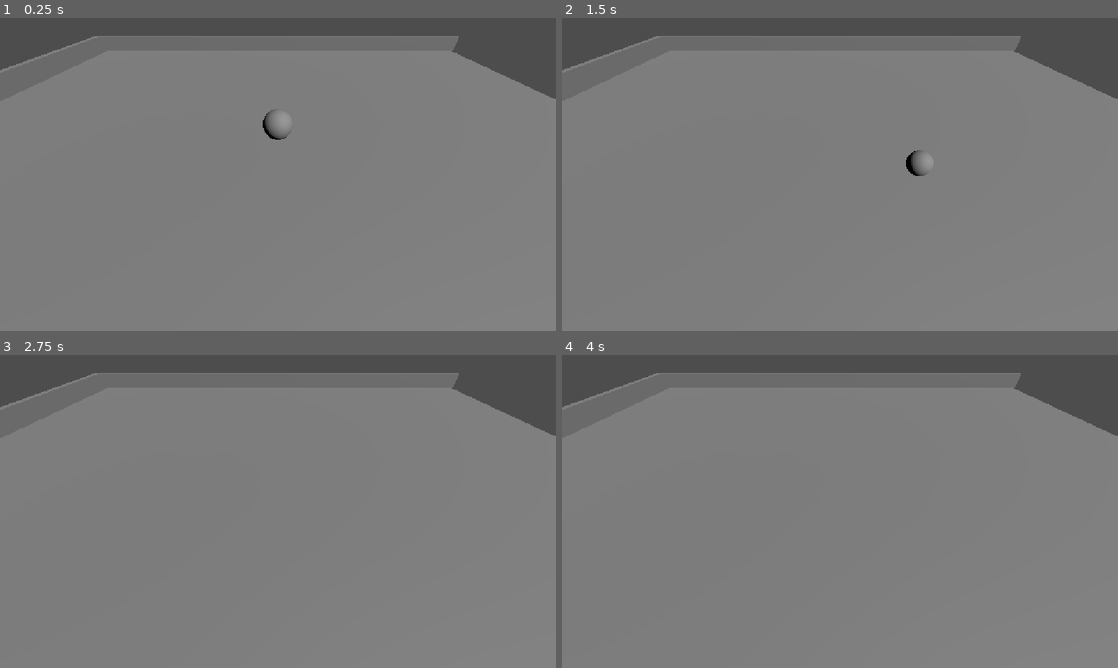
Above: before the commit, frames 1-4 (two rows, left to right).
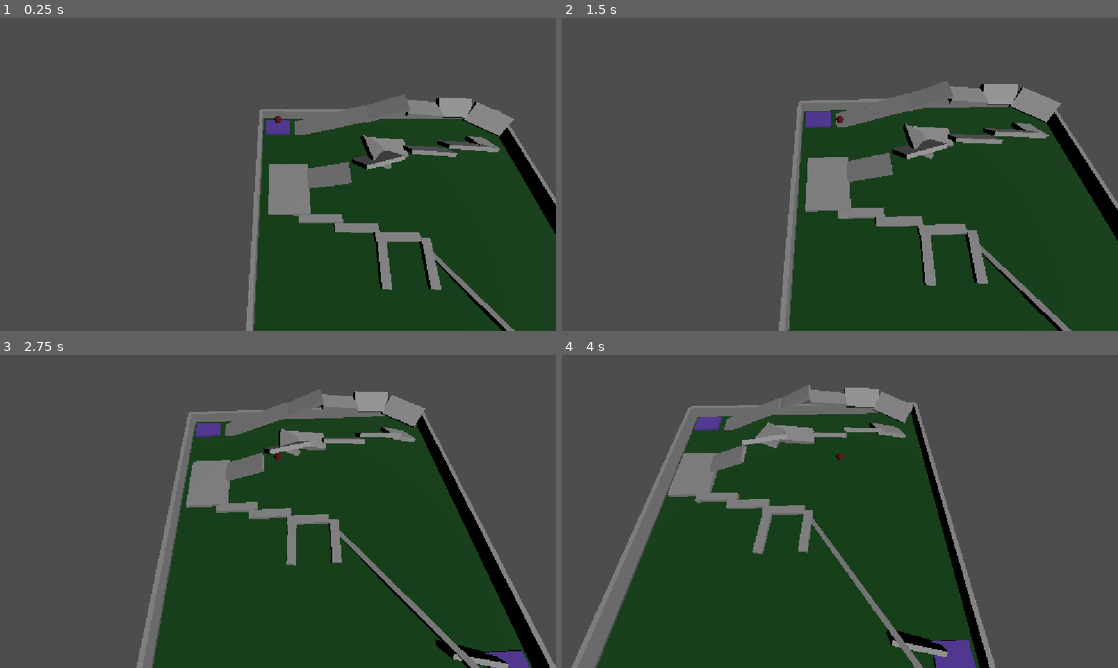
Above: after the commit, the same moments.

Repository: Riteshishere111/rolling-ball
Game: Godot game, scene res://scenes/Main.tscn
Two runs of this game, one before a commit and one after it. Both use one fixed random seed, a clock stepped at 60 frames per second and the inputs below.
Inputs:
- Up to frame 1 (0.25 s): no input
- Up to frame 2 (1.5 s): hold Right (ui_right) 0.53-1.28 s; hold Down (ui_down) from 1.28 s (still down)
- Up to frame 3 (2.75 s): release Down (ui_down) at 2.03 s; hold Right (ui_right) from 2.03 s (still down)
- Up to frame 4 (4 s): release Right (ui_right) at 2.78 s; hold Up (ui_up) 2.78-3.53 s; hold Left (ui_left) from 3.53 s (still down)

The runs differ from the first frame. In frame 1, 84% of the frame differs, in the area x 0-100%, y 5-100%; in frame 2, 83%; in frame 3, 82%; in frame 4, 81%.

Commit message:
updated till files and apk and exe setups

Diff:
--- a/project.godot
+++ b/project.godot
@@ -32,3 +32,4 @@
 
 rendering_device/driver.windows="d3d12"
 renderer/rendering_method="mobile"
+textures/vram_compression/import_etc2_astc=true
--- a/scenes/Main.tscn
+++ b/scenes/Main.tscn
@@ -1,8 +1,15 @@
 [gd_scene format=3 uid="uid://dhmmh2uamjce4"]
 
 [ext_resource type="Script" uid="uid://c2rxbdhjrgauk" path="res://scenes/player.gd" id="1_elqb8"]
+[ext_resource type="Script" uid="uid://cgcbxae68oe1h" path="res://scenes/camera_rig.gd" id="2_rvslj"]
+[ext_resource type="Script" uid="uid://dxyhb2gy6ps3o" path="res://scenes/start_zone.gd" id="3_0bbpv"]
+[ext_resource type="Script" uid="uid://cbd5boc0g8bn5" path="res://scenes/finish_zone.gd" id="4_rarhs"]
+
+[sub_resource type="StandardMaterial3D" id="StandardMaterial3D_elqb8"]
+albedo_color = Color(0, 0.26666668, 0.05490196, 1)
 
 [sub_resource type="BoxMesh" id="BoxMesh_h8aii"]
+material = SubResource("StandardMaterial3D_elqb8")
 
 [sub_resource type="BoxShape3D" id="BoxShape3D_drdpb"]
 size = Vector3(70, 1, 70)
@@ -11,21 +18,71 @@
 radius = 1.0
 height = 2.0
 
+[sub_resource type="CanvasTexture" id="CanvasTexture_vcsgt"]
+
+[sub_resource type="StandardMaterial3D" id="StandardMaterial3D_rarhs"]
+albedo_color = Color(0.36862746, 0, 0, 1)
+albedo_texture = SubResource("CanvasTexture_vcsgt")
+
 [sub_resource type="SphereShape3D" id="SphereShape3D_h8aii"]
 radius = 1.0
 
 [sub_resource type="BoxMesh" id="BoxMesh_0rg8a"]
 
+[sub_resource type="BoxShape3D" id="BoxShape3D_elqb8"]
+size = Vector3(70, 3, 1)
+
+[sub_resource type="BoxMesh" id="BoxMesh_elqb8"]
+
+[sub_resource type="BoxShape3D" id="BoxShape3D_rvslj"]
+size = Vector3(1, 3, 70)
+
+[sub_resource type="BoxShape3D" id="BoxShape3D_0bbpv"]
+size = Vector3(1, 3, 70)
+
 [sub_resource type="BoxShape3D" id="BoxShape3D_h8aii"]
-
-[sub_resource type="BoxMesh" id="BoxMesh_elqb8"]
+size = Vector3(70, 3, 1)
+
+[sub_resource type="BoxShape3D" id="BoxShape3D_0rg8a"]
+size = Vector3(7, 1, 5)
+
+[sub_resource type="StandardMaterial3D" id="StandardMaterial3D_rvslj"]
+albedo_color = Color(0.35098305, 0.22720587, 0.646122, 1)
+
+[sub_resource type="BoxMesh" id="BoxMesh_drdpb"]
+material = SubResource("StandardMaterial3D_rvslj")
+size = Vector3(7, 1.1, 5)
+
+[sub_resource type="BoxMesh" id="BoxMesh_51nkk"]
+size = Vector3(10, 1, 4.996582)
+
+[sub_resource type="BoxShape3D" id="BoxShape3D_wpp6q"]
+size = Vector3(10, 0.001, 5.007324)
+
+[sub_resource type="BoxMesh" id="BoxMesh_rarhs"]
+size = Vector3(10, 1, 13.324951)
+
+[sub_resource type="BoxShape3D" id="BoxShape3D_vcsgt"]
+size = Vector3(10, 1, 13.32)
+
+[sub_resource type="BoxMesh" id="BoxMesh_c01mt"]
+size = Vector3(10, 1, 2)
+
+[sub_resource type="BoxShape3D" id="BoxShape3D_nxtc6"]
+size = Vector3(10, 1, 2)
+
+[sub_resource type="BoxMesh" id="BoxMesh_jlsqs"]
+size = Vector3(40.28784, 1, 2)
+
+[sub_resource type="BoxShape3D" id="BoxShape3D_rarhs"]
+size = Vector3(40.28, 1, 2)
 
 [node name="Main" type="Node3D" unique_id=1753671749]
 
 [node name="Ground" type="StaticBody3D" parent="." unique_id=1703835852]
 
 [node name="MeshInstance3D" type="MeshInstance3D" parent="Ground" unique_id=8546348]
-transform = Transform3D(70, 0, 0, 0, 1, 0, 0, 0, 70, 0, 0, 0)
+transform = Transform3D(70, 0, 0, 0, 1, 0, 0, 0, 70, 0.67446244, -0.6494056, -1.3537682)
 mesh = SubResource("BoxMesh_h8aii")
 
 [node name="CollisionShape3D" type="CollisionShape3D" parent="Ground" unique_id=453994779]
@@ -35,18 +92,15 @@
 transform = Transform3D(0.70710677, -0.49999997, 0.49999997, 0, 0.70710677, 0.70710677, -0.70710677, -0.49999997, 0.49999997, 0, 0, 0)
 
 [node name="Player" type="RigidBody3D" parent="." unique_id=976692018]
-transform = Transform3D(1, 0, 0, 0, 1, 0, 0, 0, 1, 0, 5, 0)
+transform = Transform3D(1, 0, 0, 0, 1, 0, 0, 0, 1, -30, 5, -30)
 script = ExtResource("1_elqb8")
 
 [node name="MeshInstance3D" type="MeshInstance3D" parent="Player" unique_id=371997782]
 mesh = SubResource("SphereMesh_h8aii")
+surface_material_override/0 = SubResource("StandardMaterial3D_rarhs")
 
 [node name="CollisionShape3D" type="CollisionShape3D" parent="Player" unique_id=1466985052]
 shape = SubResource("SphereShape3D_h8aii")
-
-[node name="Camera3D" type="Camera3D" parent="." unique_id=203862517]
-transform = Transform3D(1, 0, 0, 0, 0.70710677, 0.70710677, 0, -0.70710677, 0.70710677, 0, 12, 12)
-current = true
 
 [node name="Walls" type="Node3D" parent="." unique_id=1741581324]
 
@@ -58,7 +112,7 @@
 mesh = SubResource("BoxMesh_0rg8a")
 
 [node name="CollisionShape3D" type="CollisionShape3D" parent="Walls/Wall_Top" unique_id=444495870]
-shape = SubResource("BoxShape3D_h8aii")
+shape = SubResource("BoxShape3D_elqb8")
 
 [node name="Wall_Left" type="StaticBody3D" parent="Walls" unique_id=1926367343]
 transform = Transform3D(1, 0, 0, 0, 1, 0, 0, 0, 1, -35, 1.5, 0)
@@ -68,7 +122,17 @@
 mesh = SubResource("BoxMesh_elqb8")
 
 [node name="CollisionShape3D" type="CollisionShape3D" parent="Walls/Wall_Left" unique_id=2035453874]
-shape = SubResource("BoxShape3D_h8aii")
+shape = SubResource("BoxShape3D_rvslj")
+
+[node name="Wall_Right" type="StaticBody3D" parent="Walls" unique_id=1756350851]
+transform = Transform3D(1, 0, 0, 0, 1, 0, 0, 0, 1, 35, 1.5, 0)
+
+[node name="MeshInstance3D" type="MeshInstance3D" parent="Walls/Wall_Right" unique_id=1012715031]
+transform = Transform3D(1, 0, 0, 0, 3, 0, 0, 0, 70, 0, 0, 0)
+mesh = SubResource("BoxMesh_elqb8")
+
+[node name="CollisionShape3D" type="CollisionShape3D" parent="Walls/Wall_Right" unique_id=2059471404]
+shape = SubResource("BoxShape3D_0bbpv")
 
 [node name="Wall_Bottom" type="StaticBody3D" parent="Walls" unique_id=376153825]
 transform = Transform3D(1, 0, 0, 0, 1, 0, 0, 0, 1, 0, 1.5, 35)
@@ -79,3 +143,265 @@
 
 [node name="CollisionShape3D" type="CollisionShape3D" parent="Walls/Wall_Bottom" unique_id=392522854]
 shape = SubResource("BoxShape3D_h8aii")
+
+[node name="CameraRig" type="Node3D" parent="." unique_id=751553931 node_paths=PackedStringArray("target")]
+script = ExtResource("2_rvslj")
+target = NodePath("../Player")
+
+[node name="Camera3D" type="Camera3D" parent="CameraRig" unique_id=203862517]
+transform = Transform3D(1, 0, 0, 0, 0.8660254, 0.5, 0, -0.5, 0.8660254, 0, 15, 42)
+current = true
+
+[node name="StartZone" type="Area3D" parent="." unique_id=1913412009]
+transform = Transform3D(1, 0, 0, 0, 1, 0, 0, 0, 1, -30, 0, -31)
+script = ExtResource("3_0bbpv")
+
+[node name="CollisionShape3D" type="CollisionShape3D" parent="StartZone" unique_id=728293509]
+shape = SubResource("BoxShape3D_0rg8a")
+
+[node name="MeshInstance3D" type="MeshInstance3D" parent="StartZone" unique_id=2016551977]
+mesh = SubResource("BoxMesh_drdpb")
+
+[node name="FinishZone" type="Area3D" parent="." unique_id=1146704723]
+transform = Transform3D(1, 0, 0, 0, 1, 0, 0, 0, 1, 30, 0, 31)
+script = ExtResource("4_rarhs")
+
+[node name="CollisionShape3D" type="CollisionShape3D" parent="FinishZone" unique_id=1685372148]
+shape = SubResource("BoxShape3D_0rg8a")
+
+[node name="MeshInstance3D" type="MeshInstance3D" parent="FinishZone" unique_id=2083932005]
+mesh = SubResource("BoxMesh_drdpb")
+
+[node name="Ramp1" type="StaticBody3D" parent="." unique_id=1655522422]
+transform = Transform3D(0.9396926, -0.34202012, 0, 0.34202012, 0.9396926, 0, 0, 0, 1, -20, 1.1, -30)
+
+[node name="MeshInstance3D" type="MeshInstance3D" parent="Ramp1" unique_id=1450848729]
+transform = Transform3D(1.000002, -2.9802322e-07, 0, 2.9802322e-07, 1.000002, 0, 0, 0, 1, 0, 0, -0.998291)
+mesh = SubResource("BoxMesh_51nkk")
+
+[node name="CollisionShape3D" type="CollisionShape3D" parent="Ramp1" unique_id=70640570]
+transform = Transform3D(1.000002, -2.9802322e-07, 0, 2.9802322e-07, 1.000002, 0, 0, 0, 1, 0, 0, -1.0036621)
+shape = SubResource("BoxShape3D_wpp6q")
+
+[node name="Ramp2" type="StaticBody3D" parent="." unique_id=1119236341]
+transform = Transform3D(0.9396926, -0.34202012, 0, 0.34202012, 0.9396926, 0, 0, 0, 1, -10.593939, 4.5632696, -30)
+
+[node name="MeshInstance3D" type="MeshInstance3D" parent="Ramp2" unique_id=1626785194]
+transform = Transform3D(1.000002, -2.9802322e-07, 0, 2.9802322e-07, 1.000002, 0, 0, 0, 1, 0, 0, -0.998291)
+mesh = SubResource("BoxMesh_51nkk")
+
+[node name="CollisionShape3D" type="CollisionShape3D" parent="Ramp2" unique_id=1609814999]
+transform = Transform3D(1.000002, -2.9802322e-07, 0, 2.9802322e-07, 1.000002, 0, 0, 0, 1, -0.017020226, -0.046762943, -1.0203991)
+shape = SubResource("BoxShape3D_wpp6q")
+
+[node name="Ramp3" type="StaticBody3D" parent="." unique_id=1771901597]
+transform = Transform3D(0.91340625, -0.40667468, 0.017452406, 0.4067366, 0.91354537, 0, -0.015943564, 0.0070985323, 0.9998477, -1.4684155, 7.824706, -30.064285)
+
+[node name="MeshInstance3D" type="MeshInstance3D" parent="Ramp3" unique_id=1842690712]
+transform = Transform3D(1.000002, -2.9802322e-07, 0, 2.9802322e-07, 1.000002, 0, 0, 0, 1, 0, 0, -0.998291)
+mesh = SubResource("BoxMesh_51nkk")
+
+[node name="CollisionShape3D" type="CollisionShape3D" parent="Ramp3" unique_id=1468353191]
+transform = Transform3D(1.000002, -2.9802322e-07, 0, 2.9802322e-07, 1.000002, 0, 0, 0, 1, -0.017020226, -0.046762943, -1.0203991)
+shape = SubResource("BoxShape3D_wpp6q")
+
+[node name="Ramp12" type="StaticBody3D" parent="." unique_id=674358125]
+transform = Transform3D(-0.88526714, 0.31001347, -0.3466894, 0.39709532, 0.89189065, -0.21643962, 0.24210985, -0.32927564, -0.9126666, 24.373384, 2.2205677, -24.034472)
+
+[node name="MeshInstance3D" type="MeshInstance3D" parent="Ramp12" unique_id=699285986]
+transform = Transform3D(1.000002, -2.9802322e-07, -1.4901161e-08, 3.874302e-07, 1.000002, 0, 7.4505806e-08, -5.9604645e-08, 1, 0.31930542, 0.71718025, -1.1723337)
+mesh = SubResource("BoxMesh_51nkk")
+
+[node name="CollisionShape3D" type="CollisionShape3D" parent="Ramp12" unique_id=260263609]
+transform = Transform3D(1.000002, -3.054738e-07, -1.4901161e-08, 3.427267e-07, 1.000002, 0, 2.9802322e-08, -2.9802322e-08, 1, 0.19477463, 0.4289379, -1.1358404)
+shape = SubResource("BoxShape3D_wpp6q")
+
+[node name="Ramp4" type="StaticBody3D" parent="." unique_id=690036350]
+transform = Transform3D(0.9923949, 0.121850766, 0.017452406, -0.12186934, 0.99254596, 0, -0.017322317, -0.0021269128, 0.9998477, 8.068041, 7.8464327, -29.916872)
+
+[node name="MeshInstance3D" type="MeshInstance3D" parent="Ramp4" unique_id=697261233]
+transform = Transform3D(1.000002, -2.9802322e-07, 0, 2.9802322e-07, 1.000002, 0, 0, 0, 1, 0, 0, -0.998291)
+mesh = SubResource("BoxMesh_51nkk")
+
+[node name="CollisionShape3D" type="CollisionShape3D" parent="Ramp4" unique_id=180365280]
+transform = Transform3D(1.000002, -2.9802322e-07, 0, 2.9802322e-07, 1.000002, 0, 0, 0, 1, -0.017020226, -0.046762943, -1.0203991)
+shape = SubResource("BoxShape3D_wpp6q")
+
+[node name="Ramp5" type="StaticBody3D" parent="." unique_id=40441205]
+transform = Transform3D(0.9912365, 0.13128518, 0.014636818, -0.10220823, 0.8324191, -0.54463905, -0.08368701, 0.53837, 0.8385428, 17.639906, 6.28515, -31.456203)
+
+[node name="MeshInstance3D" type="MeshInstance3D" parent="Ramp5" unique_id=24168797]
+transform = Transform3D(1.000002, -2.9802322e-07, 0, 2.9802322e-07, 1.000002, 0, 0, 0, 1, 0, 0, -0.998291)
+mesh = SubResource("BoxMesh_51nkk")
+
+[node name="CollisionShape3D" type="CollisionShape3D" parent="Ramp5" unique_id=1345365319]
+transform = Transform3D(1.0000021, -3.017485e-07, 0, 2.9057264e-07, 1.0000021, -8.940697e-08, -7.450581e-09, -2.9802322e-08, 1.0000001, -0.07408714, 0.41800308, -1.3244877)
+shape = SubResource("BoxShape3D_wpp6q")
+
+[node name="Ramp6" type="StaticBody3D" parent="." unique_id=245163084]
+transform = Transform3D(-0.88141704, -0.22452758, 0.4155613, 0.12904574, 0.7318547, 0.66913056, -0.45436877, 0.64340943, -0.61609507, 27.03801, 6.319037, -30.134384)
+
+[node name="MeshInstance3D" type="MeshInstance3D" parent="Ramp6" unique_id=123273101]
+transform = Transform3D(1.000002, -2.9802322e-07, 0, 2.9802322e-07, 1.000002, 0, 0, 0, 1, 0, 0, -0.998291)
+mesh = SubResource("BoxMesh_51nkk")
+
+[node name="CollisionShape3D" type="CollisionShape3D" parent="Ramp6" unique_id=339718757]
+transform = Transform3D(1.0000021, -2.682209e-07, -2.9802322e-08, 2.9802322e-07, 1.0000021, 2.9802322e-08, 2.9802322e-08, -2.9802322e-08, 1, 0.059355736, 0.38638306, -0.6243782)
+shape = SubResource("BoxShape3D_wpp6q")
+
+[node name="Ramp7" type="StaticBody3D" parent="." unique_id=599716292]
+transform = Transform3D(0.93969256, -0.3420201, 0, -0.12256898, -0.3367555, 0.9335805, -0.3193033, -0.8772787, -0.35836777, -3.9557786, 13.054878, -6.4990363)
+
+[node name="MeshInstance3D" type="MeshInstance3D" parent="Ramp7" unique_id=1924185617]
+transform = Transform3D(1.000002, -2.9802322e-07, 0, -1.0680192e-07, -0.3583685, 0.9335805, -2.782287e-07, -0.9335824, -0.35836777, 0, 10, -0.998291)
+mesh = SubResource("BoxMesh_51nkk")
+
+[node name="CollisionShape3D" type="CollisionShape3D" parent="Ramp7" unique_id=747496675]
+transform = Transform3D(1.0000025, -2.5331974e-07, 2.9802322e-08, 2.682209e-07, -0.3583692, 0.9335806, -2.8312206e-07, -0.9335825, -0.35836777, -0.21508098, 10.228567, -0.6492071)
+shape = SubResource("BoxShape3D_wpp6q")
+
+[node name="Ramp8" type="StaticBody3D" parent="." unique_id=582384159]
+transform = Transform3D(-0.06512322, 0.997564, 0.024998486, 0.35836795, -1.566476e-08, 0.9335804, 0.9313062, 0.069756426, -0.357495, -16.502867, 7.92128, -19.359776)
+
+[node name="MeshInstance3D" type="MeshInstance3D" parent="Ramp8" unique_id=733825682]
+transform = Transform3D(1.000002, -2.9802322e-07, 0, -1.0680192e-07, -0.3583685, 0.9335805, -2.782287e-07, -0.9335824, -0.35836777, 0, 10, -0.998291)
+mesh = SubResource("BoxMesh_51nkk")
+
+[node name="CollisionShape3D" type="CollisionShape3D" parent="Ramp8" unique_id=1783845658]
+transform = Transform3D(1.000002, -2.9802322e-07, 0, -1.0680192e-07, -0.3583685, 0.9335805, -2.782287e-07, -0.9335824, -0.35836777, -0.017020226, 10, -1.0203991)
+shape = SubResource("BoxShape3D_wpp6q")
+
+[node name="Ramp9" type="StaticBody3D" parent="." unique_id=1021187023]
+transform = Transform3D(0.9812451, 0.02637228, 0.19095133, -0.18343712, 0.4321508, 0.88294756, -0.059234466, -0.9014155, 0.4288836, -1.4222724, 0.70854473, -11.761587)
+
+[node name="MeshInstance3D" type="MeshInstance3D" parent="Ramp9" unique_id=1527211288]
+transform = Transform3D(1.000002, -2.9802322e-07, 0, -1.0680192e-07, -0.3583685, 0.9335805, -2.782287e-07, -0.9335824, -0.35836777, 0, 10, -0.998291)
+mesh = SubResource("BoxMesh_51nkk")
+
+[node name="CollisionShape3D" type="CollisionShape3D" parent="Ramp9" unique_id=2062401212]
+transform = Transform3D(1.000002, -2.8079376e-07, -7.450581e-09, -9.685755e-08, -0.35836852, 0.9335805, -2.849847e-07, -0.9335825, -0.35836777, -0.055764735, 10.091277, -0.8339076)
+shape = SubResource("BoxShape3D_wpp6q")
+
+[node name="Ramp10" type="StaticBody3D" parent="." unique_id=1808620691]
+transform = Transform3D(0.9925461, 0.121869326, 0, 0.043674044, -0.3556965, 0.9335805, 0.11377484, -0.92662156, -0.35836777, 6.358017, 10, -10.529173)
+
+[node name="MeshInstance3D" type="MeshInstance3D" parent="Ramp10" unique_id=765443957]
+transform = Transform3D(1.000002, -2.9802322e-07, 0, -1.0680192e-07, -0.3583685, 0.9335805, -2.782287e-07, -0.9335824, -0.35836777, 0, 10, -0.998291)
+mesh = SubResource("BoxMesh_51nkk")
+
+[node name="CollisionShape3D" type="CollisionShape3D" parent="Ramp10" unique_id=89363389]
+transform = Transform3D(1.0000021, -2.9057264e-07, 0, -9.685755e-08, -0.35836858, 0.93358064, -2.719462e-07, -0.9335824, -0.3583678, 0.002916813, 9.837628, -0.594224)
+shape = SubResource("BoxShape3D_wpp6q")
+
+[node name="Ramp11" type="StaticBody3D" parent="." unique_id=1759634044]
+transform = Transform3D(0.992546, 0.12186933, 0, 0.043674044, -0.3556965, 0.9335805, 0.11377484, -0.92662156, -0.35836777, 15.929882, 10, -12.068506)
+
+[node name="MeshInstance3D" type="MeshInstance3D" parent="Ramp11" unique_id=1788634105]
+transform = Transform3D(1.0000035, -2.7567148e-07, 3.7252903e-08, -3.7252903e-08, -0.358369, 0.9335813, -2.2351742e-07, -0.9335828, -0.35836777, 0, 10.000003, -0.998291)
+mesh = SubResource("BoxMesh_51nkk")
+
+[node name="CollisionShape3D" type="CollisionShape3D" parent="Ramp11" unique_id=1214476621]
+transform = Transform3D(1.0000031, -2.7567148e-07, 2.2351742e-08, -5.2154064e-08, -0.358369, 0.9335811, -2.3841858e-07, -0.9335828, -0.3583677, -0.10062599, 10.1578, -0.5310192)
+shape = SubResource("BoxShape3D_wpp6q")
+
+[node name="Ramp13" type="StaticBody3D" parent="." unique_id=1677471407]
+transform = Transform3D(0.9396926, -0.34202012, 0, 0.34202012, 0.9396926, 0, 0, 0, 1, -17.84361, 4.5632696, -11.835818)
+
+[node name="MeshInstance3D" type="MeshInstance3D" parent="Ramp13" unique_id=573294207]
+transform = Transform3D(1.000002, -2.9802322e-07, 0, 2.9802322e-07, 1.000002, 0, 0, 0, 1, 0, 0, -0.998291)
+mesh = SubResource("BoxMesh_51nkk")
+
+[node name="CollisionShape3D" type="CollisionShape3D" parent="Ramp13" unique_id=1121837508]
+transform = Transform3D(1.000002, -2.9802322e-07, 0, 2.9802322e-07, 1.000002, 0, 0, 0, 1, 0.12612152, 0.3465166, -1.0203991)
+shape = SubResource("BoxShape3D_wpp6q")
+
+[node name="Ramp14" type="StaticBody3D" parent="." unique_id=583534507]
+transform = Transform3D(0.99999994, 0, 0, 0, 0.99999994, 0, 0, 0, 1, -27.18093, 1.4865947, -9.698653)
+
+[node name="MeshInstance3D" type="MeshInstance3D" parent="Ramp14" unique_id=304175096]
+transform = Transform3D(0.99998707, -2.9801657e-07, 0, 2.9801657e-07, 0.99998707, 0, 0, 0, 1, 0, 0, -1.0028048)
+mesh = SubResource("BoxMesh_rarhs")
+
+[node name="CollisionShape3D" type="CollisionShape3D" parent="Ramp14" unique_id=337388329]
+transform = Transform3D(1.000002, -2.9802322e-07, 0, 2.9802322e-07, 1.000002, 0, 0, 0, 1, -0.017020226, -0.046762943, -1.0203991)
+shape = SubResource("BoxShape3D_vcsgt")
+
+[node name="Ramp15" type="StaticBody3D" parent="." unique_id=720422301]
+transform = Transform3D(0.99999994, 0, 0, 0, 0.99999994, 0, 0, 0, 1, -19.969046, 1.3400316, -2.2872381)
+
+[node name="MeshInstance3D" type="MeshInstance3D" parent="Ramp15" unique_id=1663646318]
+transform = Transform3D(0.9999853, -2.9801572e-07, 0, 2.9801572e-07, 0.9999853, 0, 0, 0, 1, 0, 0, -1.0028048)
+mesh = SubResource("BoxMesh_c01mt")
+
+[node name="CollisionShape3D" type="CollisionShape3D" parent="Ramp15" unique_id=233142624]
+transform = Transform3D(1.000002, -2.9802322e-07, 0, 2.9802322e-07, 1.000002, 0, 0, 0, 1, -0.017020226, -0.046762943, -1.0203991)
+shape = SubResource("BoxShape3D_nxtc6")
+
+[node name="Ramp16" type="StaticBody3D" parent="." unique_id=7067709]
+transform = Transform3D(0.99999994, 0, 0, 0, 0.99999994, 0, 0, 0, 1, -11.976515, 1.3400316, -0.20502758)
+
+[node name="MeshInstance3D" type="MeshInstance3D" parent="Ramp16" unique_id=1299022995]
+transform = Transform3D(0.9999853, -2.9801572e-07, 0, 2.9801572e-07, 0.9999853, 0, 0, 0, 1, 0, 0, -1.0028048)
+mesh = SubResource("BoxMesh_c01mt")
+
+[node name="CollisionShape3D" type="CollisionShape3D" parent="Ramp16" unique_id=2103385300]
+transform = Transform3D(1.000002, -2.9802322e-07, 0, 2.9802322e-07, 1.000002, 0, 0, 0, 1, -0.017020226, -0.046762943, -1.0203991)
+shape = SubResource("BoxShape3D_nxtc6")
+
+[node name="Ramp17" type="StaticBody3D" parent="." unique_id=1669754553]
+transform = Transform3D(0.99999994, 0, 0, 0, 0.99999994, 0, 0, 0, 1, -3.1799145, 1.3400316, 1.7378442)
+
+[node name="MeshInstance3D" type="MeshInstance3D" parent="Ramp17" unique_id=1780353060]
+transform = Transform3D(0.9999853, -2.9801572e-07, 0, 2.9801572e-07, 0.9999853, 0, 0, 0, 1, 0, 0, -1.0028048)
+mesh = SubResource("BoxMesh_c01mt")
+
+[node name="CollisionShape3D" type="CollisionShape3D" parent="Ramp17" unique_id=128320947]
+transform = Transform3D(1.000002, -2.9802322e-07, 0, 2.9802322e-07, 1.000002, 0, 0, 0, 1, -0.017020226, -0.046762943, -1.0203991)
+shape = SubResource("BoxShape3D_nxtc6")
+
+[node name="Ramp18" type="StaticBody3D" parent="." unique_id=228730195]
+transform = Transform3D(0.10452841, 0, 0.9945219, 0, 0.99999994, 0, -0.99452186, 0, 0.10452842, -6.4145336, 1.3400316, 6.1742187)
+
+[node name="MeshInstance3D" type="MeshInstance3D" parent="Ramp18" unique_id=512684612]
+transform = Transform3D(0.9999853, -2.9801572e-07, 0, 2.9801572e-07, 0.9999853, 0, 0, 0, 1, 0, 0, -1.0028048)
+mesh = SubResource("BoxMesh_c01mt")
+
+[node name="CollisionShape3D" type="CollisionShape3D" parent="Ramp18" unique_id=866157112]
+transform = Transform3D(1.000002, -2.9802322e-07, 0, 2.9802322e-07, 1.000002, 0, 0, 0, 1, -0.017020226, -0.046762943, -1.0203991)
+shape = SubResource("BoxShape3D_nxtc6")
+
+[node name="Ramp19" type="StaticBody3D" parent="." unique_id=1341039156]
+transform = Transform3D(0.10452841, 0, 0.9945219, 0, 0.99999994, 0, -0.99452186, 0, 0.10452842, 3.3896542, 1.3400316, 6.1742187)
+
+[node name="MeshInstance3D" type="MeshInstance3D" parent="Ramp19" unique_id=1156815434]
+transform = Transform3D(0.9999853, -2.9801572e-07, 0, 2.9801572e-07, 0.9999853, 0, 0, 0, 1, 0, 0, -1.0028048)
+mesh = SubResource("BoxMesh_c01mt")
+
+[node name="CollisionShape3D" type="CollisionShape3D" parent="Ramp19" unique_id=593601900]
+transform = Transform3D(1.000002, -2.9802322e-07, 0, 2.9802322e-07, 1.000002, 0, 0, 0, 1, -0.017020226, -0.046762943, -1.0203991)
+shape = SubResource("BoxShape3D_nxtc6")
+
+[node name="Ramp20" type="StaticBody3D" parent="." unique_id=872225464]
+transform = Transform3D(0.48718497, 0.84382915, 0.22495104, 0.112475514, 0.1948133, -0.97437006, -0.8660253, 0.49999994, -9.832922e-09, 12.283179, 3.5339518, 8.256809)
+
+[node name="MeshInstance3D" type="MeshInstance3D" parent="Ramp20" unique_id=16568091]
+transform = Transform3D(0.43836474, 0.89878106, 6.9202537e-09, -0.89878094, 0.4383647, -8.297005e-09, 1.3627302e-08, 1.9067414e-08, 1.0000008, -7.2762885, 3.9345303, 2.3900175)
+mesh = SubResource("BoxMesh_jlsqs")
+
+[node name="CollisionShape3D" type="CollisionShape3D" parent="Ramp20" unique_id=1758772284]
+transform = Transform3D(0.43837205, 0.8987959, 0, -0.8987959, 0.43837205, 0, 0, 0, 1, -7.27, 3.935, 2.39)
+shape = SubResource("BoxShape3D_rarhs")
+
+[node name="Ramp21" type="StaticBody3D" parent="Ramp20" unique_id=2048487801]
+transform = Transform3D(0.27140772, 0.5752744, 0.7716201, 0.90257996, -0.43050846, 0.0034906566, 0.33419704, 0.695501, -0.6360746, -17.206924, 23.08791, -1.9899545)
+
+[node name="MeshInstance3D" type="MeshInstance3D" parent="Ramp20/Ramp21" unique_id=1621442375]
+transform = Transform3D(1.000002, -2.9802322e-07, 0, -1.0680192e-07, -0.3583685, 0.9335805, -2.782287e-07, -0.9335824, -0.35836777, 0, 10, -0.998291)
+mesh = SubResource("BoxMesh_51nkk")
+
+[node name="CollisionShape3D" type="CollisionShape3D" parent="Ramp20/Ramp21" unique_id=180953696]
+transform = Transform3D(1.000002, -2.682209e-07, -1.4901161e-08, -8.940697e-08, -0.35836846, 0.9335805, -2.5331974e-07, -0.9335824, -0.35836783, 1.7502899, 10.133945, -0.5903826)
+shape = SubResource("BoxShape3D_wpp6q")
+
+[connection signal="body_entered" from="StartZone" to="StartZone" method="_on_body_entered"]
+[connection signal="body_entered" from="FinishZone" to="FinishZone" method="_on_body_entered"]
--- /dev/null
+++ b/scenes/camera_3d.gd
@@ -0,0 +1,10 @@
+extends Node3D
+
+@export var target: RigidBody3D
+
+var offset = Vector3(0, 8, 12)
+
+func _process(delta):
+	if target:
+		global_position = global_position.lerp(target.global_position + offset, 5.0 * delta)
+		look_at(target.global_position)
--- /dev/null
+++ b/scenes/camera_rig.gd
@@ -0,0 +1,10 @@
+extends Node3D
+
+@export var target: RigidBody3D
+
+var offset = Vector3(0, 8, 12)
+
+func _process(delta):
+	if target:
+		global_position = global_position.lerp(target.global_position + offset, 20.0 * delta)
+		look_at(target.global_position)
--- /dev/null
+++ b/scenes/finish_zone.gd
@@ -0,0 +1,16 @@
+extends Area3D
+
+
+# Called when the node enters the scene tree for the first time.
+func _ready() -> void:
+	pass # Replace with function body.
+
+
+# Called every frame. 'delta' is the elapsed time since the previous frame.
+func _process(delta: float) -> void:
+	pass
+
+
+func _on_body_entered(body: Node3D) -> void:
+	if body.name == "Player":
+		print("Congrats 🥳 YOU WIN!!")
--- a/scenes/player.gd
+++ b/scenes/player.gd
@@ -6,11 +6,15 @@
 
 	if Input.is_action_pressed("ui_up"):
 		direction.z -= 1
+
 	if Input.is_action_pressed("ui_down"):
 		direction.z += 1
+
 	if Input.is_action_pressed("ui_left"):
 		direction.x -= 1
+
 	if Input.is_action_pressed("ui_right"):
 		direction.x += 1
+
 	if direction != Vector3.ZERO:
 		apply_central_force(direction.normalized() * force)
--- /dev/null
+++ b/scenes/start_zone.gd
@@ -0,0 +1,16 @@
+extends Area3D
+
+
+# Called when the node enters the scene tree for the first time.
+func _ready() -> void:
+	pass # Replace with function body.
+
+
+# Called every frame. 'delta' is the elapsed time since the previous frame.
+func _process(delta: float) -> void:
+	pass
+
+
+func _on_body_entered(body: Node3D) -> void:
+	if body.name == "Player":
+		print("START")
Not shown, added: export_presets.cfg
Not shown, added: scenes/camera_3d.gd.uid
Not shown, added: scenes/camera_rig.gd.uid
Not shown, added: scenes/finish_zone.gd.uid
Not shown, added: scenes/start_zone.gd.uid
Not shown, added: Exported/RollBall.apk
Not shown, added: Exported/rolling-ball.pck
Not shown, added: Exported/rolling-ball.zip
Not shown, added: RollBall.apk.idsig
Not shown, added: RollBall.console.exe
Not shown, added: RollBall.exe
Not shown, added: RollBall.pck
